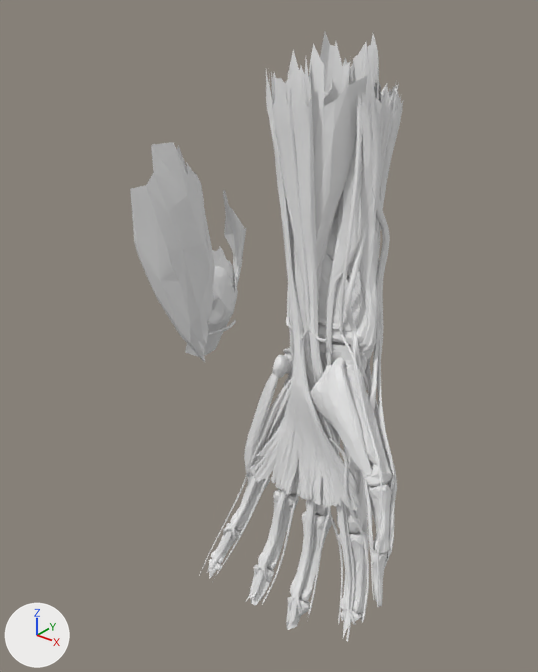
Two versions of the glTF model public/model/detail/wrist-hand-left.glb, one commit apart.
Camera for both pictures: a 50 mm lens placed at (0.439, -0.294, 1.051), pointed at (0.219, -0.019, 0.88). The lights are fixed; the arrows at lower left show +X, +Y and +Z. The older version comes first. Where no turn or scale is listed for an object, it has been applied to the vertices.

Before the edit, the objects in view are built like this:
```python
me_bones = bpy.data.meshes.new('bones')
me_bones.from_pydata(...)  # 2486 vertices, 4784 faces; spans x -0.103..0.103, y -0.061..0.061, z -0.14..0.14
me_ligaments = bpy.data.meshes.new('ligaments')
me_ligaments.from_pydata(...)  # 1410 vertices, 2447 faces; spans x -0.93..0.93, y -0.51..0.51, z -1.0..1.0
me_muscles = bpy.data.meshes.new('muscles')
me_muscles.from_pydata(...)  # 8956 vertices, 17270 faces; spans x -0.095..0.095, y -0.065..0.065, z -0.136..0.136
ob_bones = bpy.data.objects.new('bones', me_bones)
ob_bones.location = (0.2221, -0.0146, 0.8876)
ob_ligaments = bpy.data.objects.new('ligaments', me_ligaments)
ob_ligaments.location = (0.2605, -0.0223, 0.8753)
ob_ligaments.scale = (0.0259, 0.0259, 0.0259)
ob_muscles = bpy.data.objects.new('muscles', me_muscles)
ob_muscles.location = (0.2246, -0.0109, 0.8891)
# also in view: 'arteries' at (0.27, -0.032, 0.881); 'veins' at (0.225, -0.015, 0.902)
```
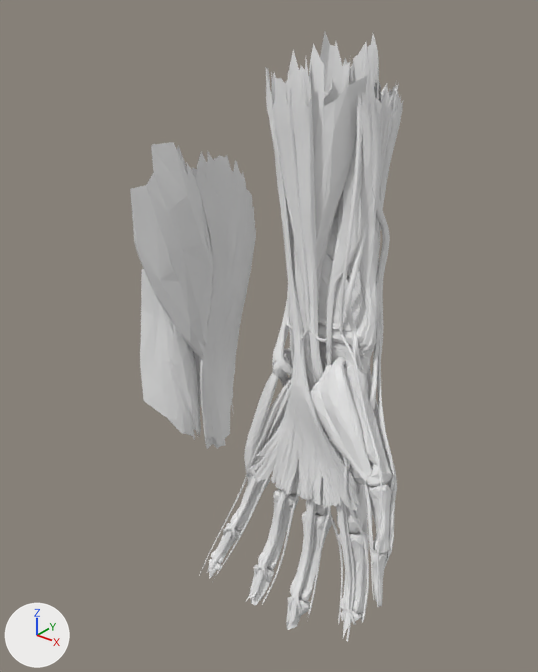
Where the newer file only moved an object's origin or applied its transform, the numbers keep the older frame.

Location of each change, (x1, y1, x2, y2) in pixels of the pictures (538 x 672 px):
'ligaments', moved, rescaled: before (288, 341, 367, 394); after (319, 341, 370, 398)
part 1 of me_muscles, added: after (140, 269, 201, 440)
part 2 of me_muscles, added (mostly hidden): after (321, 450, 364, 485)
part 3 of me_muscles, added (mostly hidden): after (192, 349, 201, 408)
part 4 of me_muscles, built on: before (211, 66, 396, 636); after (210, 66, 396, 637)
part 5 of me_muscles, built on: before (180, 248, 228, 357); after (145, 151, 256, 449)

The change in detail:
me_muscles is used by ob_muscles; location (0.2246, -0.0109, 0.8891).
me_muscles had 8956 vertices, 17270 faces and spanned x -0.095..0.095, y -0.065..0.065, z -0.136..0.136.
me_muscles now has 11239 vertices, 21474 faces and spans x -0.105..0.095, y -0.065..0.067, z -0.136..0.136.
me_muscles part 1: a new loose piece of 205 vertices spanning x -0.105..-0.069, y -0.019..0.017, z -0.103..0.027.
me_muscles part 2: a new loose piece of 193 vertices spanning x 0.035..0.076, y -0.035..-0.013, z -0.072..-0.034.
me_muscles part 3: a new loose piece of 76 vertices spanning x -0.102..-0.073, y 0.012..0.035, z -0.103..-0.034.
me_muscles part 4: 199 vertices moved from x -0.007..0.093, y -0.055..0.03, z -0.133..0.115 to x -0.007..0.093, y -0.055..0.031, z -0.133..0.115; 451 vertices removed from x -0.004..0.095, y -0.061..0.042, z -0.131..0.11; 1251 vertices added at x -0.029..0.095, y -0.064..0.039, z -0.131..0.121.
me_muscles part 5: 3 vertices moved within x -0.076..-0.067, y -0.003..0.005, z -0.046..-0.033; 8 vertices removed from x -0.084..-0.066, y 0.001..0.047, z -0.037..0.008; 857 vertices added at x -0.092..-0.061, y -0.016..0.067, z -0.117..0.075.
Other edits to the shape of me_muscles do not show in these pictures.
Object 'ligaments' (ob_ligaments) moves from (0.2605, -0.0223, 0.8753) to (0.2614, -0.0203, 0.8756).
Object 'ligaments' (ob_ligaments) is rescaled from (0.0259, 0.0259, 0.0259) to (0.0268, 0.0268, 0.0268).
